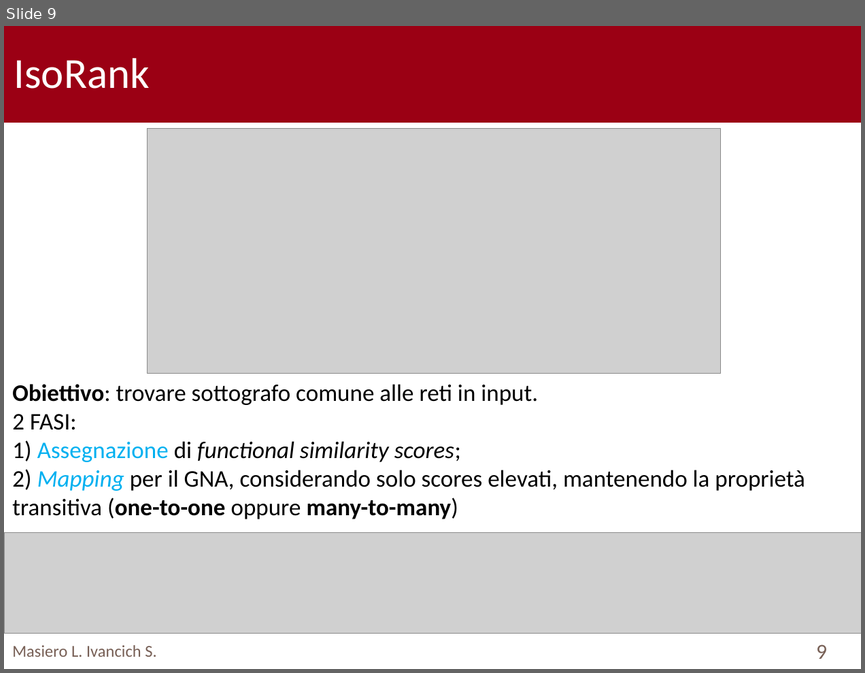
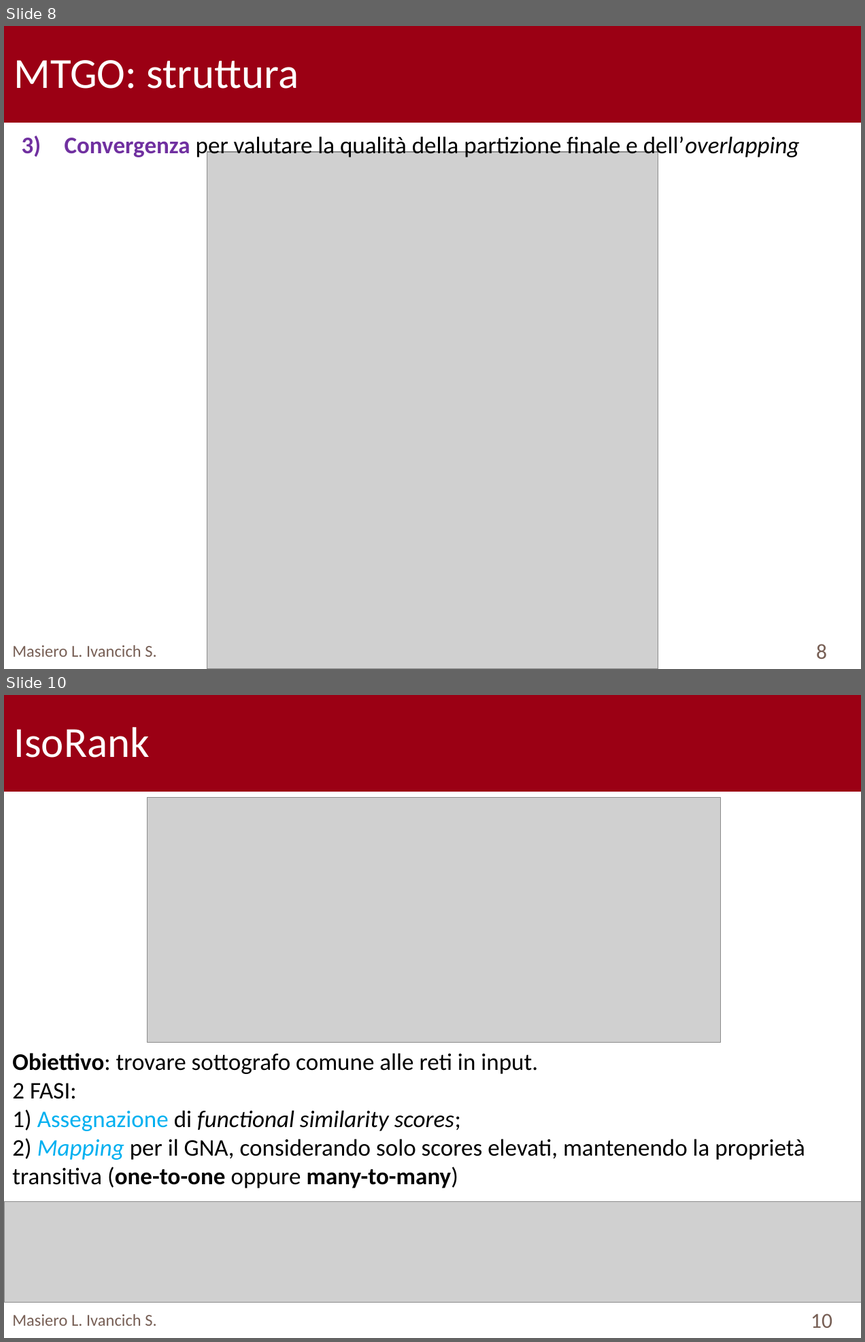
Before and after one commit to TyllanDrake/NetworkAlignment, a slide deck: Presentation/Presentation.pptx. Shown one above the other, each under a label of ours: slide 9 before the commit, slides 8 and 10 after it; the slides between them are not shown. The pictures are 865x673 and 865x1342 pixels, drawn with LibreOffice and Linux fonts; fonts in the diff are those of the drawing; grey boxes stand for pictures; background and template pictures are left out. Boxes give left, top, right and bottom in pixels: in the first picture for what was removed or moved away, otherwise in the second. Text is boxed around its words. In the diff, an @@ line names an element or a change of style, - is before the commit and + after.

```diff
--- a/Presentation/Presentation.pptx
+++ b/Presentation/Presentation.pptx
@@ slide 8 added at (4,26,861,669), background #FFFFFF; not listed: 1 template element that a slide beside it also shows @@
@@ text added at (14,60,299,89), 36 pt, text #FFFFFF @@
+MTGO: struttura
@@ text added at (65,134,800,160), 20 pt, text #000000 @@
+3) Convergenza per valutare la qualità della partizione finale e dell’overlapping
@@ picture added at (207,152,659,669) @@
@@ text added at (12,645,156,656), 14 pt, text #775F55 @@
+Masiero L. Ivancich S.
@@ page number added at (816,643,827,658), 18 pt, text #775F55 @@
+8
@@ what was slide 9 is now slide 10 @@
@@ page number at (810,1313,832,1327): text changed @@
-9
+10
```
Also in this commit, not shown: 10 slides changed.
